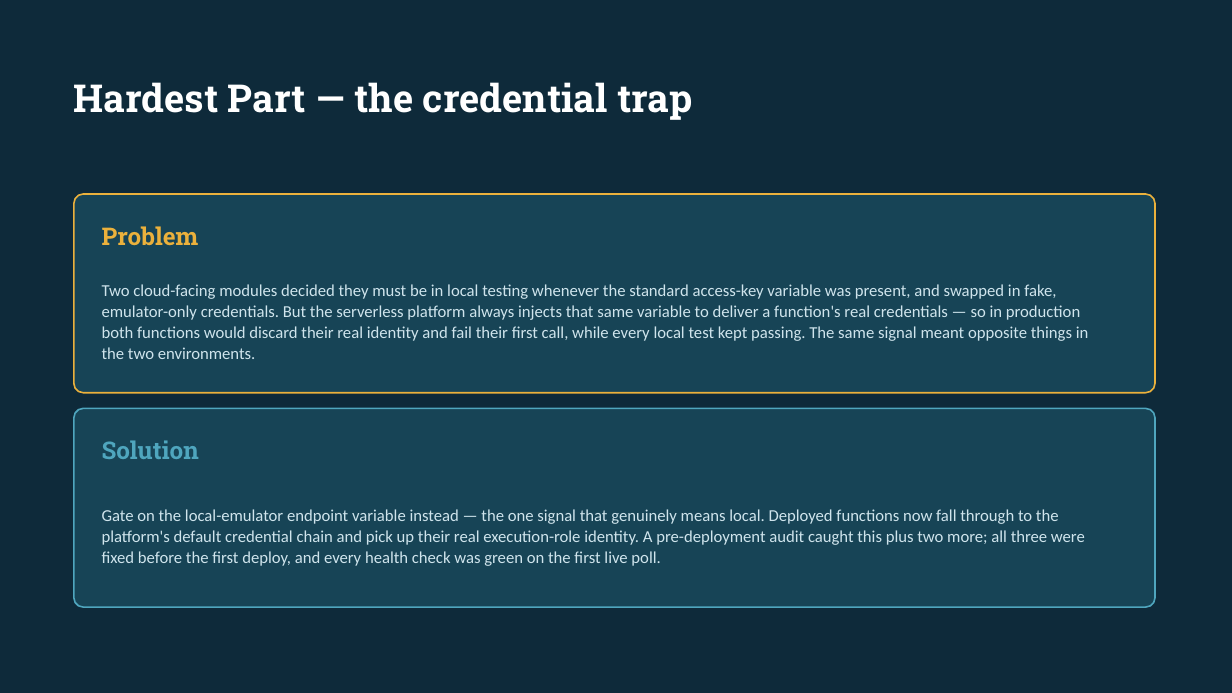
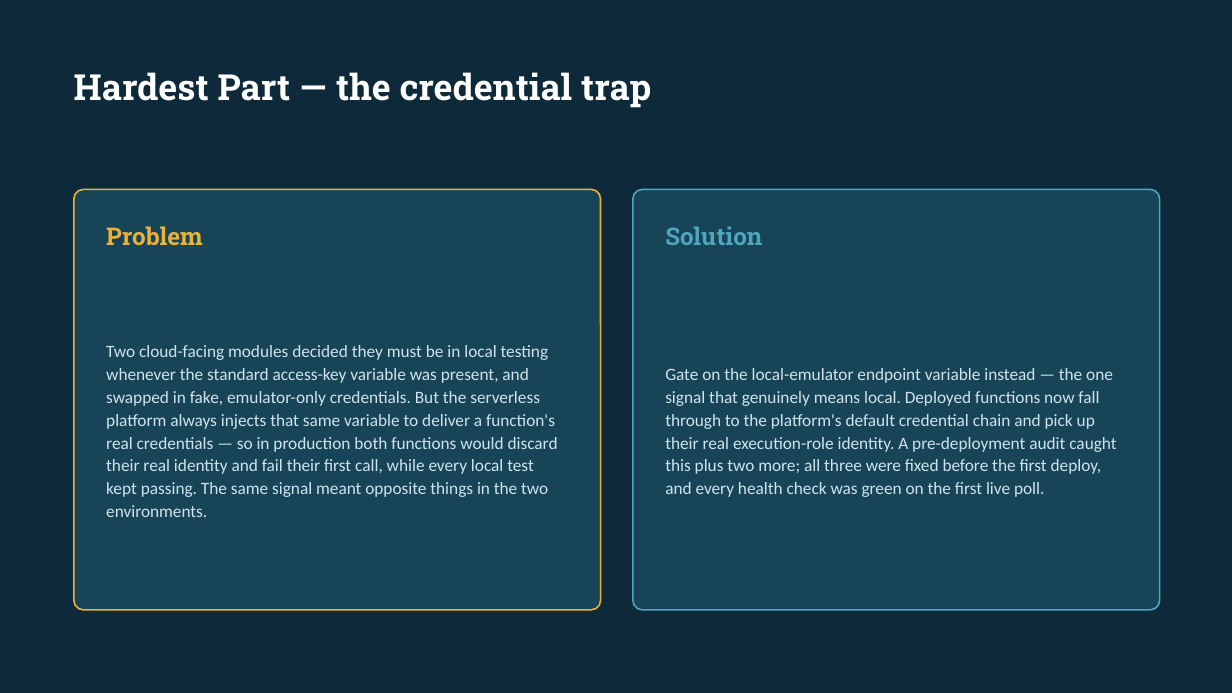
Before and after one commit to valletivarish/FEC_version_2, a slide deck: slide 4 of ppt/VishvaksenMachana_X25173421_offshore-wind-farm.pptx. Drawn at 1232x693 pixels with LibreOffice and Linux fonts; fonts in the diff are those of the drawing. Boxes give left, top, right and bottom in pixels: in the first picture for what was removed or moved away, otherwise in the second. Text is boxed around its words. In the diff, an @@ line names an element or a change of style, - is before the commit and + after.

Commit message:
Give each of the 26 decks a distinct layout + meaningful demo content
Addresses three points: decks were structurally identical (only recolored);
the Live Demo slide had vague filler ('pipeline health, all green'); and only a
few colour schemes read as distinct.

- 26 distinct layout combinations: 4 title layouts (left / centered / split
  colour-block / kicker+lower-anchored) x 3 architecture diagrams (horizontal
  flow / snake two-row / edge+cloud grouped panels) x 3 demo layouts (numbered
  rows / three cards / ghost-number+divider) x 3 challenge layouts (stacked
  cards / side-by-side / label-left). No two decks share the same combo.
- Live Demo now shows each project's real best 2-3 features -- the actual signals
  on screen, the signature derived view (fire-risk dial, efficiency heatmap,
  A-F grade, capacity tier, integrity index, colony verdict, power-state), and a
  real alert firing with its specific number -- not generic health/test/burst lines.
- 26 distinct topic-matched palettes (26 unique backgrounds) + rotating safe fonts.

Still the lecturer's 4-slide content spec (Title+Motivation, one architecture
diagram, Demo, Challenge+fix). All 26 validate and render clean (worst-case long
text checked in the narrow side-by-side layout). All 52 deliverables staged in tmp/.

```diff
--- a/ppt/VishvaksenMachana_X25173421_offshore-wind-farm.pptx
+++ b/ppt/VishvaksenMachana_X25173421_offshore-wind-farm.pptx
@@ text "Hardest Part — the credential ..." at [74,72,652,108]: size 30 to 28 pt; vertical alignment middle to top @@
@@ rounded rectangle: place and size @@
-rounded rectangle at [74,194,1155,393]
+rounded rectangle at [74,189,601,610]
@@ rounded rectangle at [74,189,601,610]: proportions changed @@
@@ rounded rectangle at [633,189,1160,610]: proportions changed @@
@@ rounded rectangle: place and size @@
-rounded rectangle at [74,409,1155,607]
+rounded rectangle at [633,189,1160,610]
@@ text "Problem": place and size @@
-text "Problem" at [102,226,199,246]
+text "Problem" at [106,226,203,246]
@@ text "Solution": place and size @@
-text "Solution" at [102,440,199,459]
+text "Solution" at [665,226,762,245]
@@ text "Two cloud-facing modules decided they ...": place and size @@
-text "Two cloud-facing modules decided they ..." at [102,284,1089,359]
+text "Two cloud-facing modules decided they ..." at [106,345,558,517]
@@ text "Two cloud-facing modules decided they ..." at [106,345,558,517]: size 13 to 13.5 pt; line spacing 1.05 to 1.1 @@
@@ text "Gate on the local-emulator endpoint ..." at [665,368,1116,497]: size 13 to 13.5 pt; line spacing 1.05 to 1.1 @@
@@ text "Gate on the local-emulator endpoint ...": place and size @@
-text "Gate on the local-emulator endpoint ..." at [102,509,1085,566]
+text "Gate on the local-emulator endpoint ..." at [665,368,1116,497]
```
Also in this commit, not shown: 3 other slides changed, 28 other files.
